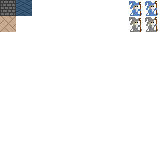
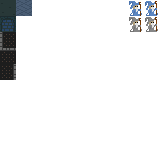
Layers edited between the first and the second (160, 160) image:
hid "Layer 2 copy" over [0, 16, 16, 32]
renamed "Layer 2 copy 2" to "Layer 5 copy", hid it, blend normal → darken, moved it above "Layer 5", painted on it over [15, 0, 32, 17]
"Layer 5": blend subtract → normal, painted on it over [16, 0, 32, 16]
added layer "Layer 9 copy 3" above "Layer 9 copy 2" over [0, 32, 16, 48]
added layer "Layer 9 copy 2" above "Layer 9 copy" over [0, 48, 16, 64]
added layer "Layer 9 copy" above "Layer 9" over [0, 64, 16, 80]
renamed "Layer 1" to "Layer 9", painted on it over [0, 0, 16, 21]
added layer "Layer 12" (multiply) above "Layer 11" over [3, 19, 14, 32]
added layer "Layer 11" above "Layer 10" over [0, 16, 16, 32]
added layer "Layer 10" (darken) above "Layer 8" over [0, 16, 16, 32]
added layer "Layer 8" above "Background" over [0, 16, 16, 32]
